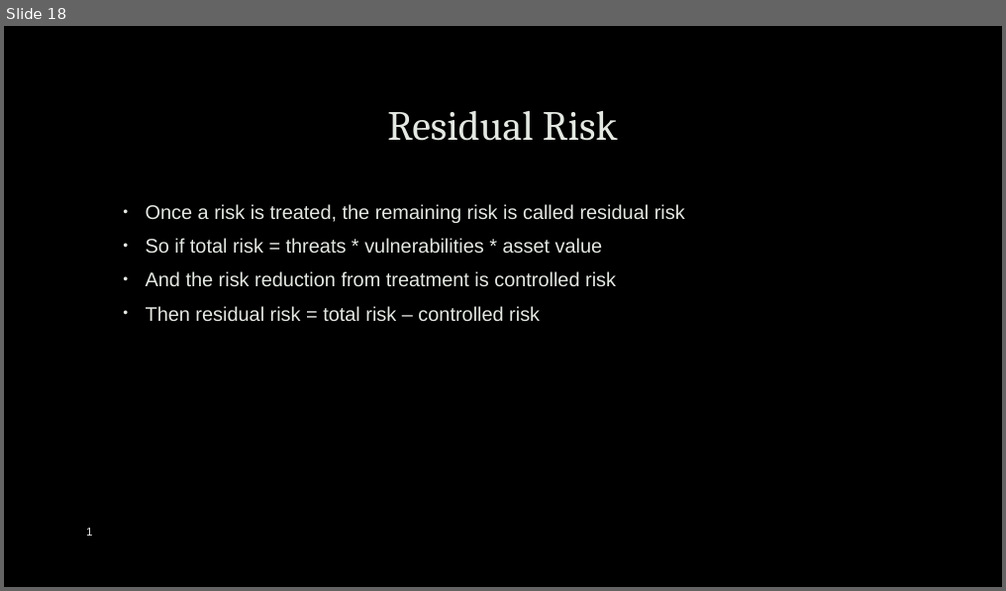
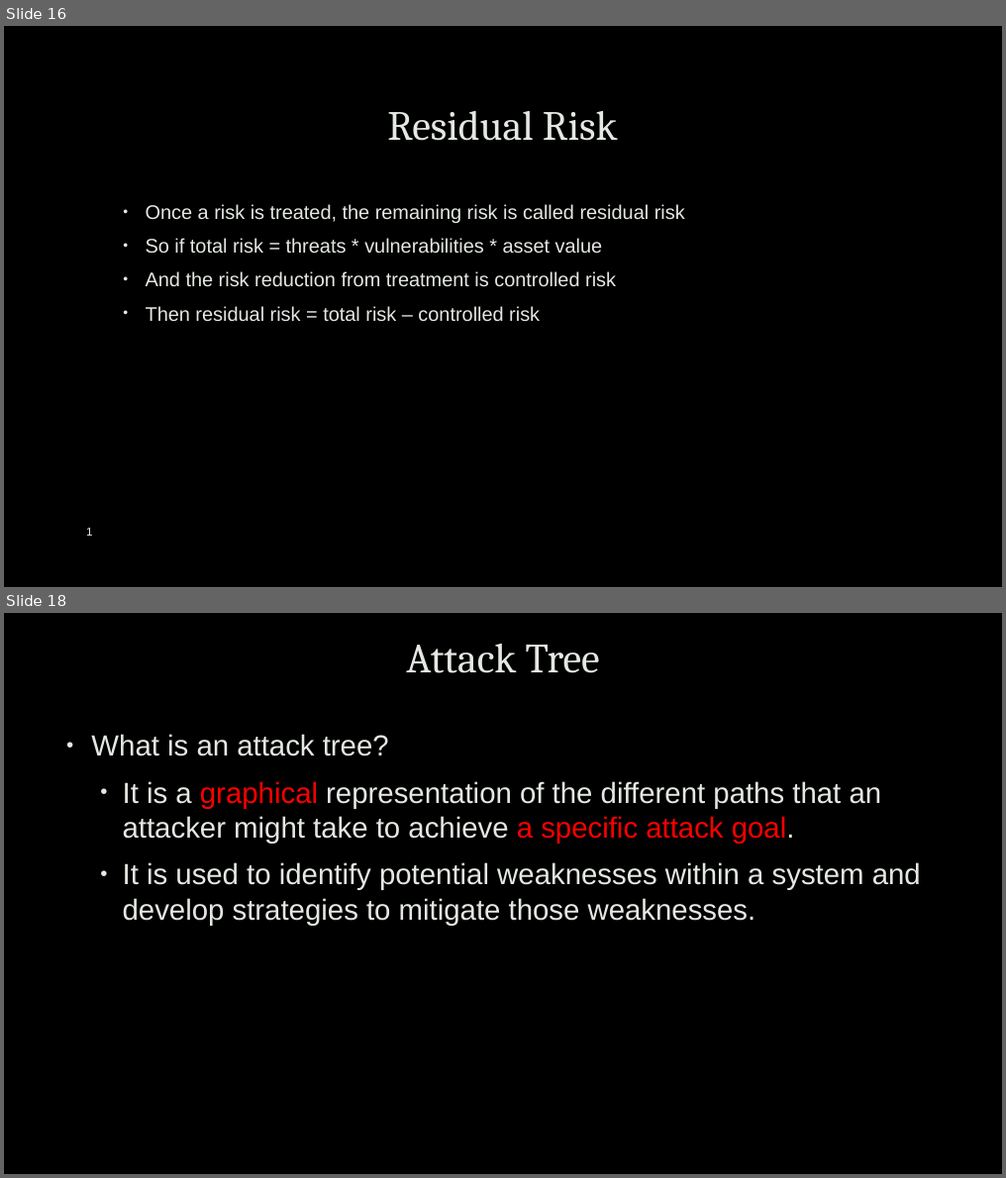
Before and after one commit to robert-mcknight/citx1003, a slide deck: cits1003-lecture_slides/CITS1003-7 Security Management.pptx. Shown one above the other, each under a label of ours: slide 18 before the commit, slides 16 and 18 after it; the slides between them are not shown. The pictures are 1006x591 and 1006x1178 pixels, drawn with LibreOffice and Linux fonts; fonts in the diff are those of the drawing; background and template pictures are left out. Boxes give left, top, right and bottom in pixels: in the first picture for what was removed or moved away, otherwise in the second. Text is boxed around its words. In the diff, an @@ line names an element or a change of style, - is before the commit and + after.

```diff
--- a/cits1003-lecture_slides/CITS1003-7 Security Management.pptx
+++ b/cits1003-lecture_slides/CITS1003-7 Security Management.pptx
@@ slide 18 added at (4,613,1002,1174), background picture (left out) @@
@@ title added at (406,644,600,673), 40 pt, text #E4E8E2 @@
+Attack Tree
@@ text added at (91,734,921,926), 28 pt, text #E4E8E2 @@
+• What is an attack tree?
+  • It is a graphical representation of the different paths that an attacker might take to achieve a specific attack goal.
+  • It is used to identify potential weaknesses within a system and develop strategies to mitigate those weaknesses.
@@ what was slide 18 is now slide 16 @@
```
Also in this commit, not shown: 1 slide changed, 15 other slides added, 2 slides removed, 3 other files.
